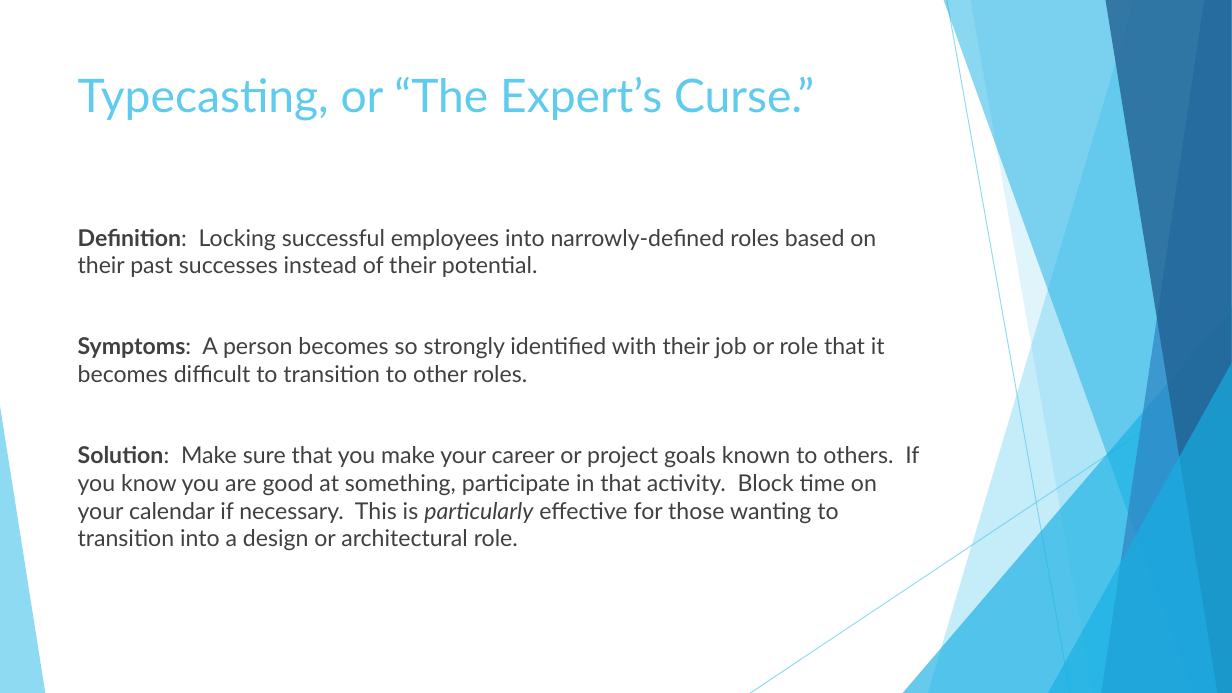
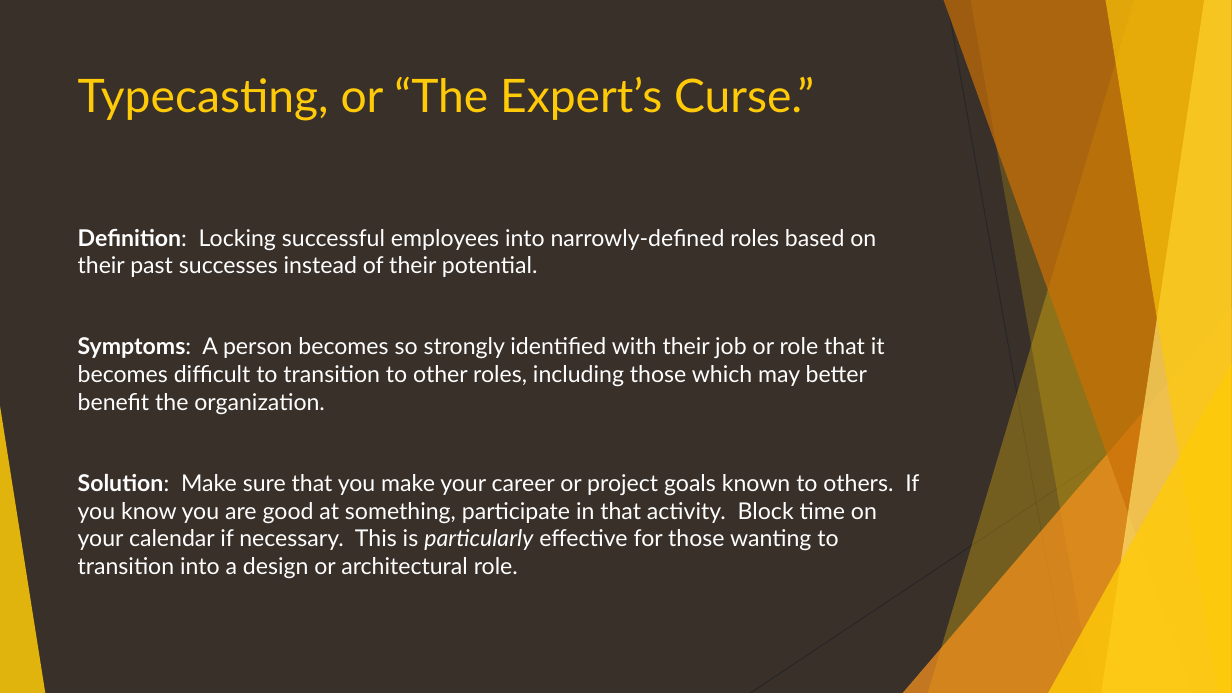
Before and after one commit to ericburcham/anti-patterns, a slide deck: slide 11 of anti-patterns.pptx. Drawn at 1232x693 pixels with LibreOffice and Linux fonts; fonts in the diff are those of the drawing. Boxes give left, top, right and bottom in pixels: in the first picture for what was removed or moved away, otherwise in the second. Text is boxed around its words. In the diff, an @@ line names an element or a change of style, - is before the commit and + after.

Commit message:
update presentation look and some of the wording

```diff
--- a/anti-patterns.pptx
+++ b/anti-patterns.pptx
@@ background #FFFFFF to #39302A @@
@@ freeform shape at [928,0,1232,693]: fill #5FCBEF at 36% opacity to #FFCA08 at 30% opacity @@
@@ freeform shape at [944,0,1232,693]: fill #17B0E4 at 50% opacity to #CA6F06 at 70% opacity @@
@@ line (947, 0) - (1070, 693): stroke #5FCBEF 0.75 pt to #262626 0.75 pt @@
@@ freeform shape at [970,0,1232,693]: fill #5FCBEF at 20% opacity to #FFCA08 at 20% opacity @@
@@ freeform shape at [1102,0,1232,693]: fill #2E83C3 at 70% opacity to #FFDF6B at 70% opacity @@
@@ freeform shape at [1105,0,1232,693]: fill #226292 at 80% opacity to #FFCA08 at 65% opacity @@
@@ title "Typecasting, or “The Expert’s Curse.”" at [78,77,814,121]: text colour #5FCBEF to #FFCA08 @@
@@ text at [78,228,919,579]: text colour #404040 to #FFFFFF in "Definition: Locking successful employees into narrowly-defin ...", "Solution: Make sure that you make your ..." @@
@@ triangle at [903,308,1232,693]: fill #17B0E4 at 66% opacity to #F8931D at 72% opacity @@
@@ text at [78,337,885,415]: text changed; text colour #404040 to #FFFFFF @@
-Symptoms: A person becomes so strongly identified with their job or role that it becomes difficult to transition to other roles.
+Symptoms: A person becomes so strongly identified with their job or role that it becomes difficult to transition to other roles, including those which may better benefit the organization.
@@ line (1232, 372) - (750, 693): stroke #5FCBEF 0.75 pt to #262626 0.75 pt @@
@@ triangle at [1048,363,1232,693]: fill #17B0E4 at 66% opacity to #FFCA08 at 80% opacity @@
@@ triangle at [0,406,45,693]: fill #5FCBEF at 70% opacity to #FFCA08 at 85% opacity @@
```
Also in this commit, not shown: 35 other slides changed.
